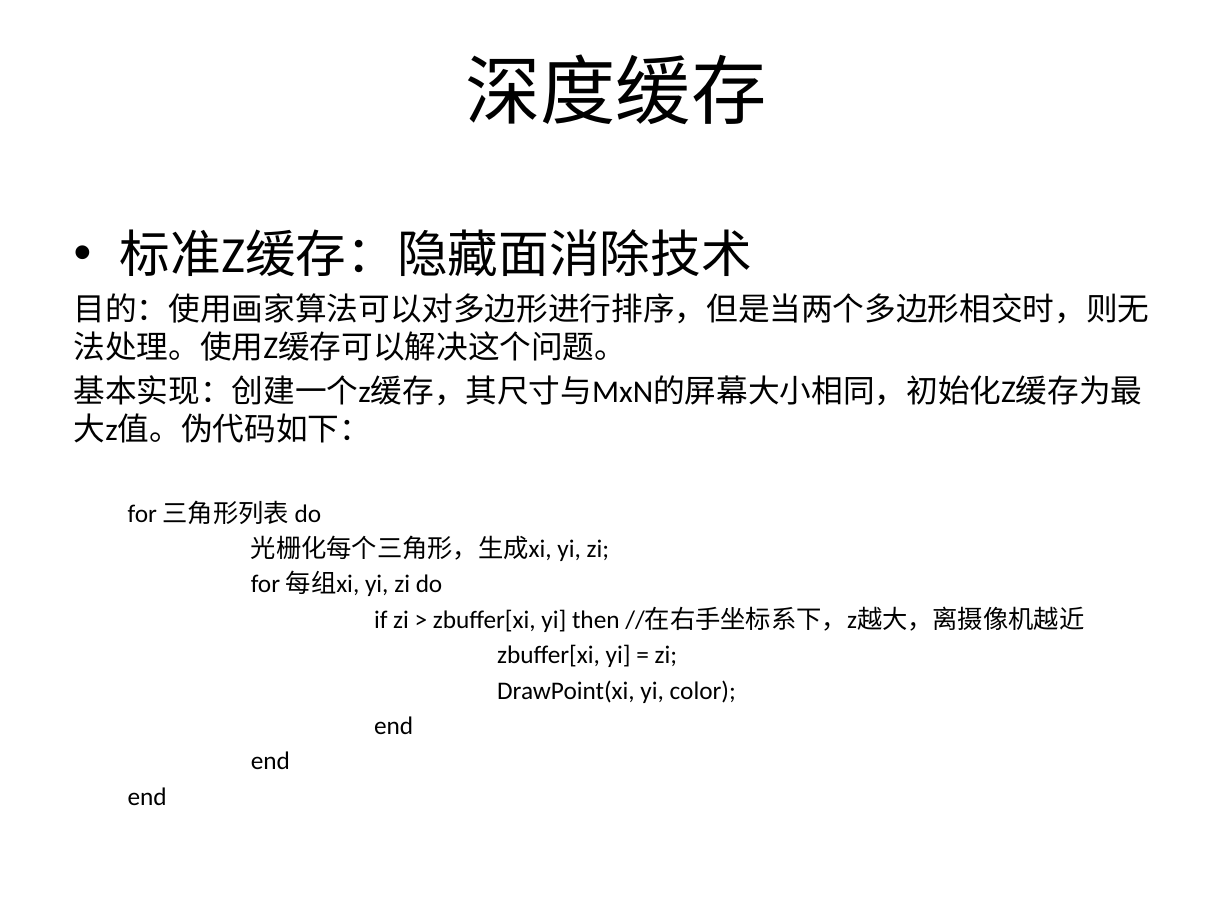
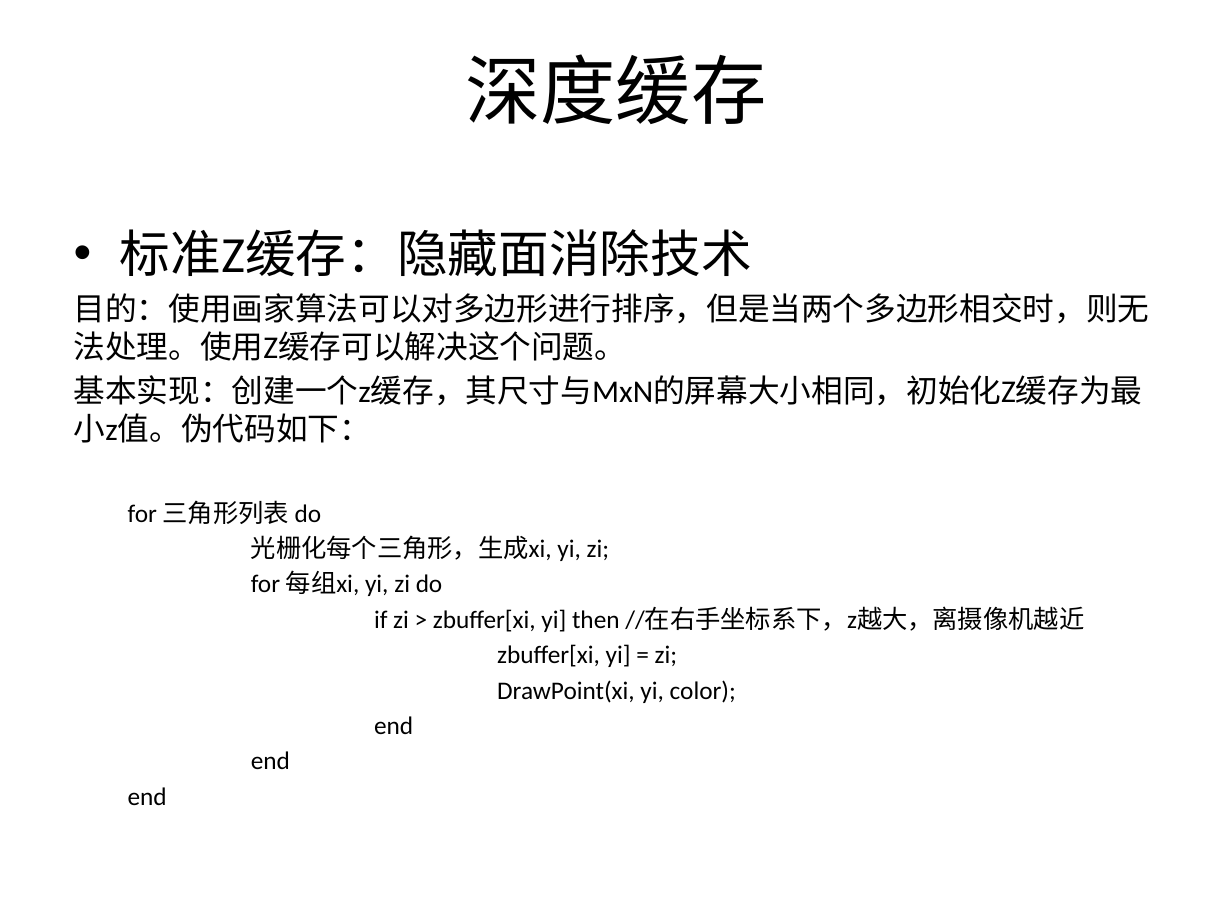
Before and after one commit to SeventhMage/MagicX, a slide deck: slide 33 of SoftEngine/doc/SoftwareRender.pptx. Drawn at 1232x924 pixels with LibreOffice and Linux fonts; fonts in the diff are those of the drawing; background and template pictures are left out. Boxes give left, top, right and bottom in pixels: in the first picture for what was removed or moved away, otherwise in the second. Text is boxed around its words. In the diff, an @@ line names an element or a change of style, - is before the commit and + after.

```diff
--- a/SoftEngine/doc/SoftwareRender.pptx
+++ b/SoftEngine/doc/SoftwareRender.pptx
@@ text at box(74, 375, 1143, 443): text changed @@
-基本实现：创建一个z缓存，其尺寸与MxN的屏幕大小相同，初始化Z缓存为最大z值。伪代码如下：
+基本实现：创建一个z缓存，其尺寸与MxN的屏幕大小相同，初始化Z缓存为最小z值。伪代码如下：
```
